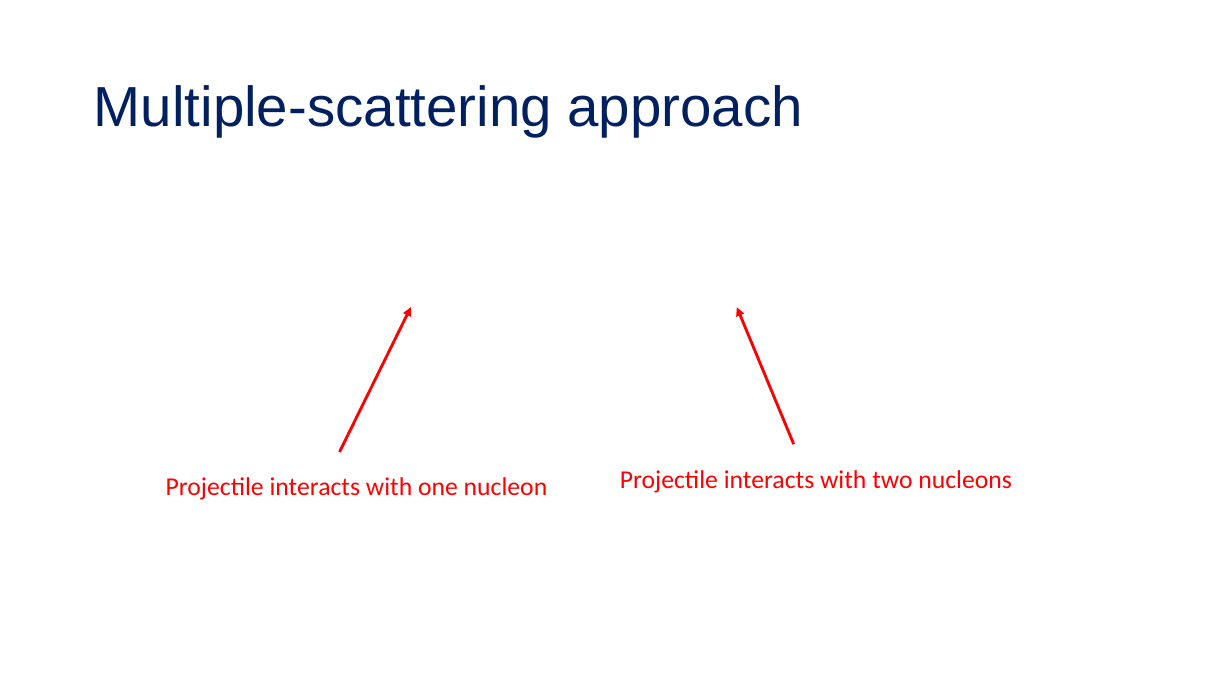
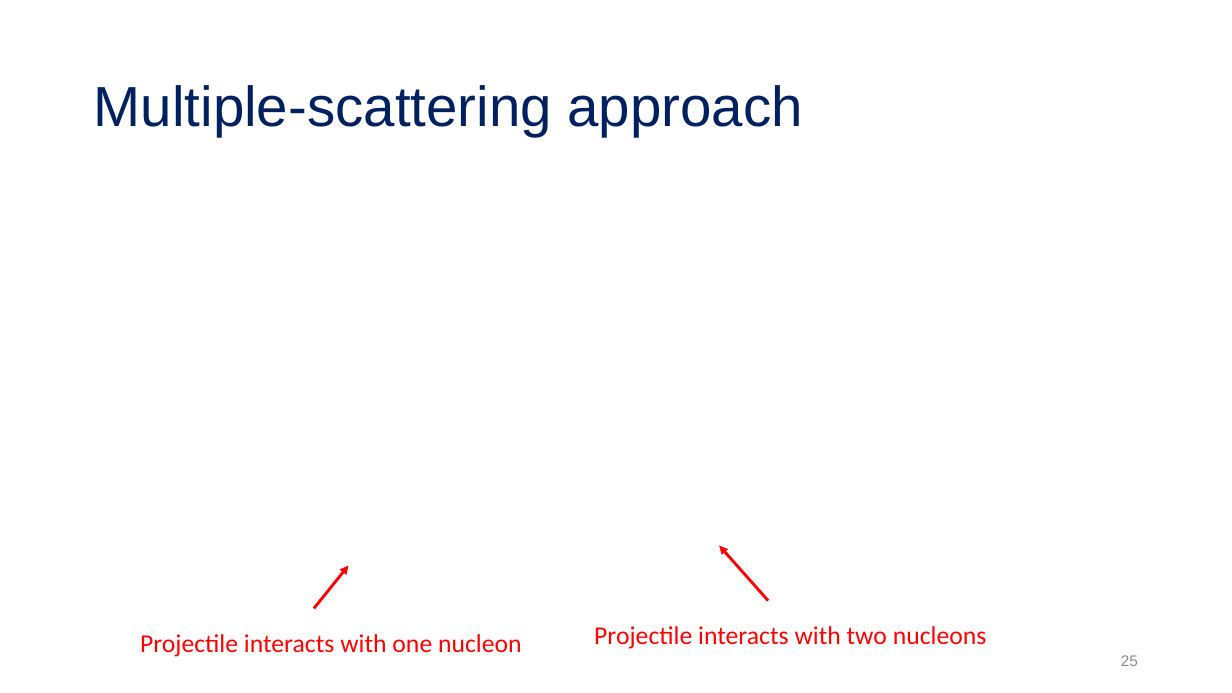
Before and after one commit to tropiano4/tropiano-srg, a slide deck: slide 25 of Presentations/Candidacy_2019/candidacy_presentation.pptx (slide 28 before the commit). Drawn at 1232x693 pixels with LibreOffice and Linux fonts; fonts in the diff are those of the drawing; grey boxes stand for pictures. Boxes give left, top, right and bottom in pixels: in the first picture for what was removed or moved away, otherwise in the second. Text is boxed around its words. In the diff, an @@ line names an element or a change of style, - is before the commit and + after.

```diff
--- a/Presentations/Candidacy_2019/candidacy_presentation.pptx
+++ b/Presentations/Candidacy_2019/candidacy_presentation.pptx
@@ arrow removed from (339, 452) to (411, 308) @@
@@ arrow added from (314, 609) to (348, 566), #FF0000 2.25 pt @@
@@ arrow moved from (794, 445) - (737, 308) to (768, 601) - (719, 545) @@
@@ text at (594, 626, 987, 649): text changed @@
-Projectile interacts with one nucleon
+Projectile interacts with two nucleons
@@ text at (140, 634, 522, 657): text changed @@
-Projectile interacts with two nucleons
+Projectile interacts with one nucleon
@@ page number added at (1121, 655, 1138, 666), 12 pt, text #8C8C8C @@
+25
```
Also in this commit, not shown: 44 other slides changed, 1 slide added, 1 slide removed, 1 other file.
